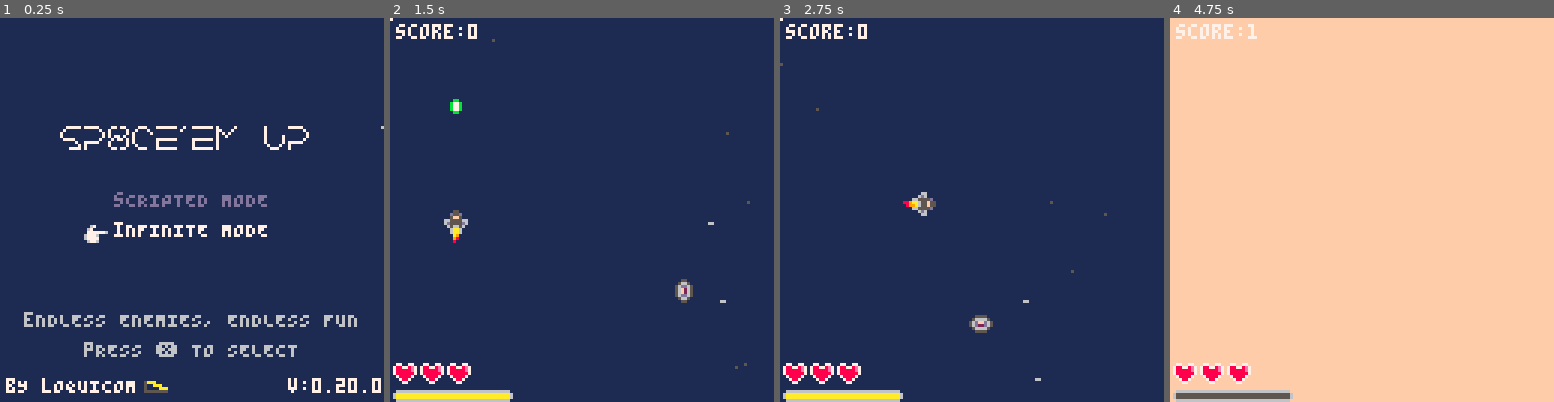
Above: before the commit, frames 1-4 (left to right).
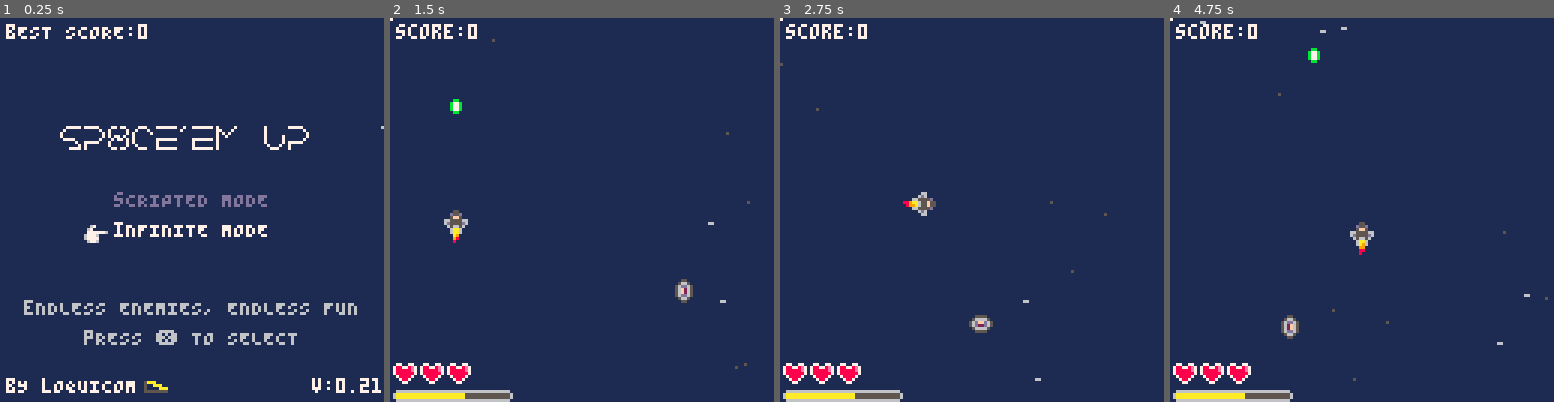
Above: after the commit, the same moments.

Repository: Loquicom/pico-8
Game: PICO-8 cartridge games/sp8ce-em-up.p8
Same seed, same stepped clock (60 frames per second), same inputs: the game is played once before the commit and once after it.
Inputs:
- Up to frame 1 (0.25 s): no input
- Up to frame 2 (1.5 s): tap X (X key) at 0.33, 1.07 s; tap O (Z key) at 0.7 s
- Up to frame 3 (2.75 s): hold Right 1.6-2.1 s; tap O (Z key) at 1.7, 2.1, 2.5 s; tap X (X key) at 1.85 s; hold Up 2.15-2.42 s; hold Right from 2.47 s (still down)
- Up to frame 4 (4.75 s): tap O (Z key) every 0.4 s from 2.9 to 4.5 s; tap X (X key) at 2.97, 4.08 s; release Right at 3.03 s; hold Left 3.08-3.58 s; hold Down 3.63-3.97 s; hold Right 4.02-4.68 s; hold Up from 4.73 s (still down)

The runs differ from the first frame. In frame 1, 4.4% of the frame differs, in the area x 1-100%, y 1-98%; in frame 2, 0.2%; in frame 3, 0.2%; in frame 4, 98%, in the area x 0-100%, y 0-100%.

Commit message:
Sp8ce-em-up v21

Diff:
--- a/games/sp8ce-em-up.p8
+++ b/games/sp8ce-em-up.p8
@@ -6,6 +6,7 @@
 --gameloop
 
 function _init()
+	cartdata("sp8ce-em-up")
 	init_constant()
 	init_ground()
 	set_title_mode()
@@ -40,7 +41,6 @@
 	draw_foreground()
 	-- Title specific
 	draw_menu()
-	draw_credit()
 end
 
 --- === Game === ---
@@ -127,7 +127,7 @@
 
 function init_constant()
 	cst = {
-		version = "0.20.0",
+		version = "0.21",
 		player = {
 			speed = {
 				base = 2,
@@ -207,7 +207,8 @@
 				life = 40,
 				energy = 41,
 				power = 56,
-				speed = 57
+				speed = 57,
+				score = 115
 			}
 		}
 	}
@@ -253,6 +254,8 @@
 end
 
 function draw_menu()
+	-- Score
+	print("bEST SCORE:"..dget(menu.cursor), 2, 2, 7)
 	-- Logo
 	spr(73, 20, 36) -- S
 	spr(74, 28, 36) -- P
@@ -275,14 +278,12 @@
 	-- Selector
 	spr(0, 28, 58 + 10 * (menu.cursor - 1))
 	-- Helper
-	print(menu.helper[menu.cursor], 8, 98, 6)
-	print("pRESS ❎ TO SELECT", 28, 108, 6)
-end
-
-function draw_credit()
+	print(menu.helper[menu.cursor], 8, 94, 6)
+	print("pRESS ❎ TO SELECT", 28, 104, 6)
+	-- Credit & version
 	spr(112, 48, 119)
 	print("bY lOQUICOM", 2, 120, 7)
-	print("v:"..cst.version, 96, 120, 7)
+	print("v:"..cst.version, 104, 120, 7)
 end
 
 --- === Functions === ---
@@ -309,7 +310,7 @@
 		y = 64,
 		score = 0,
 		life = cst.player.life,
-		energy = cst.player.energy,
+		energy = cst.player.energy - 2,
 		bomb = false,
 		invincible = false,
 		sprite = cst.player.sprt.base[1],
@@ -364,6 +365,8 @@
 	player.life = -1
 	player.x = 400
 	player.y = 400
+	-- Save best score
+	if (dget(2) < player.score) dset(2, flr(player.score))
 end
 
 function move_player()
@@ -642,11 +645,11 @@
 
 function update_collectible()
 	for collectible in all(collectibles) do
-		collectible.x -= cst.collectible.speed
+		collectible.x -= cst.collectible.speed -- TODO gestion rotation
 		-- Collision
 		collision_collectible(collectible)
 		-- Outside the map
-		if (collectible.x < -8 or collectible.y > 130) del(collectibles, collectible)
+		if (collectible.x < -8 or collectible.y > 130) despawn_collectible(collectible)
 	end
 end
 
@@ -665,14 +668,24 @@
 		-- Player is close to the death only health
 		if (random(2,1) == 1 ) add(collectibles, {sprite=cst.collectible.sprt.life, x=params.x, y=params.y})
 	else
-		-- Health and power up
+		-- Health, power up and score
 		local available = {}
 		if (player.life < cst.player.life) add(available, cst.collectible.sprt.life)
 		if (player.energy < cst.player.energy) add(available, cst.collectible.sprt.energy)
 		if (player.power < cst.player.power) add(available, cst.collectible.sprt.power)
 		if (player.speed < cst.player.speed.max) add(available, cst.collectible.sprt.speed)
-		if (#available > 0) add(collectibles, {sprite=rnd(available), x=params.x, y=params.y})
-	end
+		if (#available < 3) add(available, cst.collectible.sprt.score)
+		add(collectibles, {sprite=rnd(available), x=params.x, y=params.y})
+	end
+end
+
+function despawn_collectible(collectible)
+	if (collectible.sprite == cst.collectible.sprt.life) player.score += cst.player.life - player.life
+	if (collectible.sprite == cst.collectible.sprt.energy) player.energy += cst.player.energy - player.energy
+	if (collectible.sprite == cst.collectible.sprt.power) player.score += cst.player.power - player.power
+	if (collectible.sprite == cst.collectible.sprt.speed) player.score += cst.player.speed.max - player.speed
+	if (collectible.sprite == cst.collectible.sprt.score) player.score += 1
+	del(collectibles, collectible)
 end
 
 -->8
@@ -718,6 +731,7 @@
 		if (collectible.sprite == cst.collectible.sprt.energy) player.energy += 1
 		if (collectible.sprite == cst.collectible.sprt.power) player.power += 1
 		if (collectible.sprite == cst.collectible.sprt.speed) player.speed += .1
+		if (collectible.sprite == cst.collectible.sprt.score) player.score += 8
 		del(collectibles, collectible)
 	end
 end
@@ -775,7 +789,7 @@
 		x+=8
 	end
 	-- Score
-	print("score:"..player.score, 2, 2, 7)
+	print("score:"..flr(player.score), 2, 2, 7)
 end
 
 -->8
@@ -1214,6 +1228,8 @@
 			{10,7,6,6,5}
 		)
 	end
+	-- Sound
+	sfx(2)
 end
 
 -->8
@@ -1303,143 +1319,144 @@
 00000000088000000000000000008800056666500566665000000000056650000005665000000000000000000000000000000000000000000000000000000000
 00000000000000000000000000000000005555000055550000000000005500000000550000000000000000000000000000000000000000000000000000000000
 0000000000000c500050050000000000000000000000000000000000000000000000000000000000000000000000000000000000000000000000000000000000
-0000000000000c5055d00d5500000000000000000000000000000000000000000000000000000000000000000000000000000000000000000000000000000000
-5aaa00000000c6d5cc6666cc00000000000000000000000000000000000000000000000000000000000000000000000000000000000000000000000000000000
-500aaa000000c60000cccc0000000000000000000000000000000000000000000000000000000000000000000000000000000000000000000000000000000000
-50000aaa0000c6000000000000000000000000000000000000000000000000000000000000000000000000000000000000000000000000000000000000000000
-555555550000c6d50000000000000000000000000000000000000000000000000000000000000000000000000000000000000000000000000000000000000000
+0000000000000c5055d00d5500666600000000000000000000000000000000000000000000000000000000000000000000000000000000000000000000000000
+5aaa00000000c6d5cc6666cc06366360000000000000000000000000000000000000000000000000000000000000000000000000000000000000000000000000
+500aaa000000c60000cccc0006633660000000000000000000000000000000000000000000000000000000000000000000000000000000000000000000000000
+50000aaa0000c6000000000006633660000000000000000000000000000000000000000000000000000000000000000000000000000000000000000000000000
+555555550000c6d50000000006366360000000000000000000000000000000000000000000000000000000000000000000000000000000000000000000000000
+0000000000000c500000000000666600000000000000000000000000000000000000000000000000000000000000000000000000000000000000000000000000
 0000000000000c500000000000000000000000000000000000000000000000000000000000000000000000000000000000000000000000000000000000000000
-0000000000000c500000000000000000000000000000000000000000000000000000000000000000000000000000000000000000000000000000000000000000
-…(133 lines of a section not shown)…
+…(134 lines of a section not shown)…
Not shown, changed: the sound effects (__sfx__) section of games/sp8ce-em-up.p8
